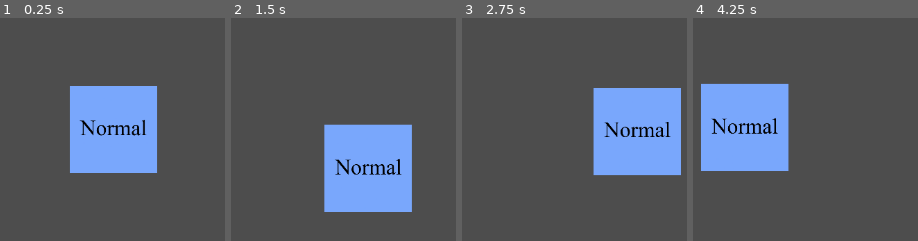
Above: before the commit, frames 1-4 (left to right).
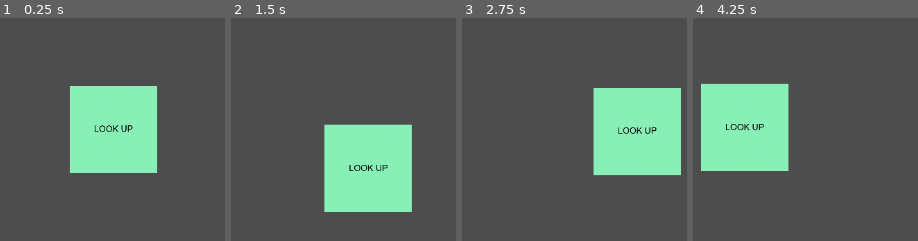
Above: after the commit, the same moments.

Repository: kamizuu/Shadow-of-the-Laboratory
Game: Godot game, scene res://scenes/game.tscn
Two runs of this game, one before a commit and one after it. Both use one fixed random seed, a clock stepped at 60 frames per second and the inputs below.
Inputs:
- Up to frame 1 (0.25 s): no input
- Up to frame 2 (1.5 s): tap Enter at 0.5 s; hold D (right) 0.53-1.28 s; hold S (down) from 1.28 s (still down)
- Up to frame 3 (2.75 s): release S (down) at 2.03 s; hold D (right) from 2.03 s (still down)
- Up to frame 4 (4.25 s): release D (right) at 2.78 s; hold W (up) 2.78-3.53 s; hold A (left) from 3.53 s (still down)

The runs differ from the first frame. In frame 1, 15% of the frame differs, in the area x 31-70%, y 30-70%; in frame 2, 15%, in the area x 41-81%, y 47-87%; in frame 3, 15%; in frame 4, 15%.

Commit message:
Look up animation
Use placeholders for the look up animation.

Diff:
--- a/scenes/player.tscn
+++ b/scenes/player.tscn
@@ -1,7 +1,8 @@
-[gd_scene load_steps=5 format=3 uid="uid://c2oxpme4ncyyr"]
+[gd_scene load_steps=6 format=3 uid="uid://c2oxpme4ncyyr"]
 
 [ext_resource type="Texture2D" uid="uid://csu8slk3wk7yc" path="res://assets/placeholders/normal.png" id="1_3vyb7"]
 [ext_resource type="Script" uid="uid://c4jwd6lqqfwtn" path="res://scripts/player.gd" id="1_g2els"]
+[ext_resource type="Texture2D" uid="uid://gcybis1f1poo" path="res://assets/placeholders/look up.png" id="3_qhqgy"]
 
 [sub_resource type="SpriteFrames" id="SpriteFrames_g2els"]
 animations = [{
@@ -11,6 +12,14 @@
 }],
 "loop": true,
 "name": &"idle",
+"speed": 5.0
+}, {
+"frames": [{
+"duration": 1.0,
+"texture": ExtResource("3_qhqgy")
+}],
+"loop": true,
+"name": &"look up",
 "speed": 5.0
 }]
 
@@ -24,7 +33,7 @@
 position = Vector2(7.6293945e-06, -7.1054274e-15)
 scale = Vector2(0.315, 0.315)
 sprite_frames = SubResource("SpriteFrames_g2els")
-animation = &"idle"
+animation = &"look up"
 
 [node name="Hitbox" type="CollisionShape2D" parent="."]
 shape = SubResource("RectangleShape2D_qhqgy")
--- a/scripts/player.gd
+++ b/scripts/player.gd
@@ -5,21 +5,18 @@
 
 
 func _ready():
-    pass
-
+	pass
 
 func _process( _delta ):
 
-    var direction : Vector2 = Vector2.ZERO
-    direction.x = Input.get_action_strength("right") - Input.get_action_strength("left")
-    direction.y = Input.get_action_strength("down") - Input.get_action_strength("up")
+	var direction : Vector2 = Vector2.ZERO
+	direction.x = Input.get_action_strength("right") - Input.get_action_strength("left")
+	direction.y = Input.get_action_strength("down") - Input.get_action_strength("up")
 
-    velocity = direction * move_speed
+	velocity = direction * move_speed
 
-
-
-    pass
+	pass
 
 
 func _physics_process( _delta ):
-    move_and_slide()
+	move_and_slide()
Binary file added: assets/placeholders/look up.png
Not shown, added: assets/placeholders/look up.png.import
